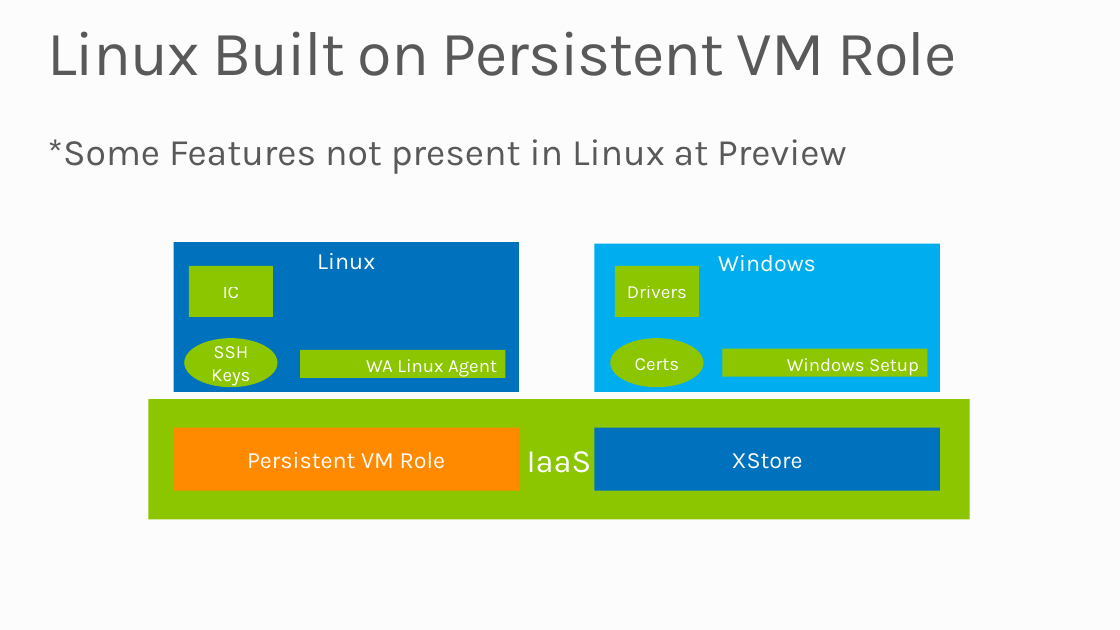
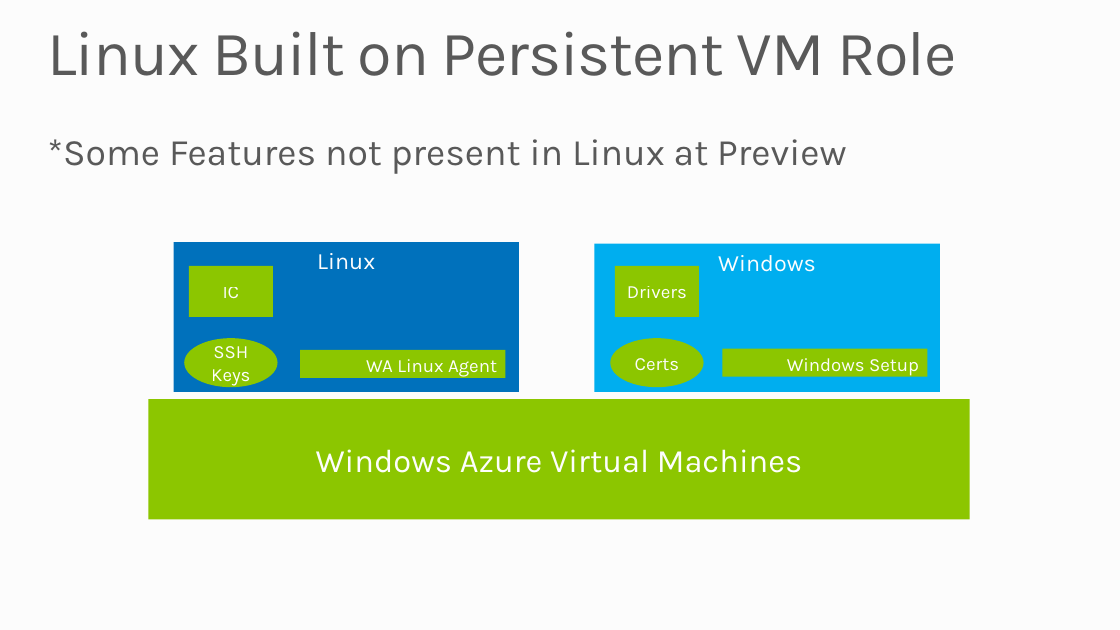
Before and after one commit to mwasham/WATK-Presentations, a slide deck: slide 11 of LinuxVirtualMachines/LinuxVirtualMachines.pptx. Drawn at 1120x630 pixels with LibreOffice and Linux fonts; fonts in the diff are those of the drawing; background and template pictures are left out. Boxes give left, top, right and bottom in pixels: in the first picture for what was removed or moved away, otherwise in the second. Text is boxed around its words. In the diff, an @@ line names an element or a change of style, - is before the commit and + after.

Commit message:
updated linux ppt

```diff
--- a/LinuxVirtualMachines/LinuxVirtualMachines.pptx
+++ b/LinuxVirtualMachines/LinuxVirtualMachines.pptx
@@ rectangle removed at <box>174,428,519,491</box> @@
-Persistent VM Role
@@ text in rectangle at <box>316,449,802,473</box>: text changed @@
-IaaS
+Windows Azure Virtual Machines
@@ rectangle removed at <box>595,428,940,491</box> @@
-XStore
```
Also in this commit, not shown: 2 other slides changed, 7 slides added.
